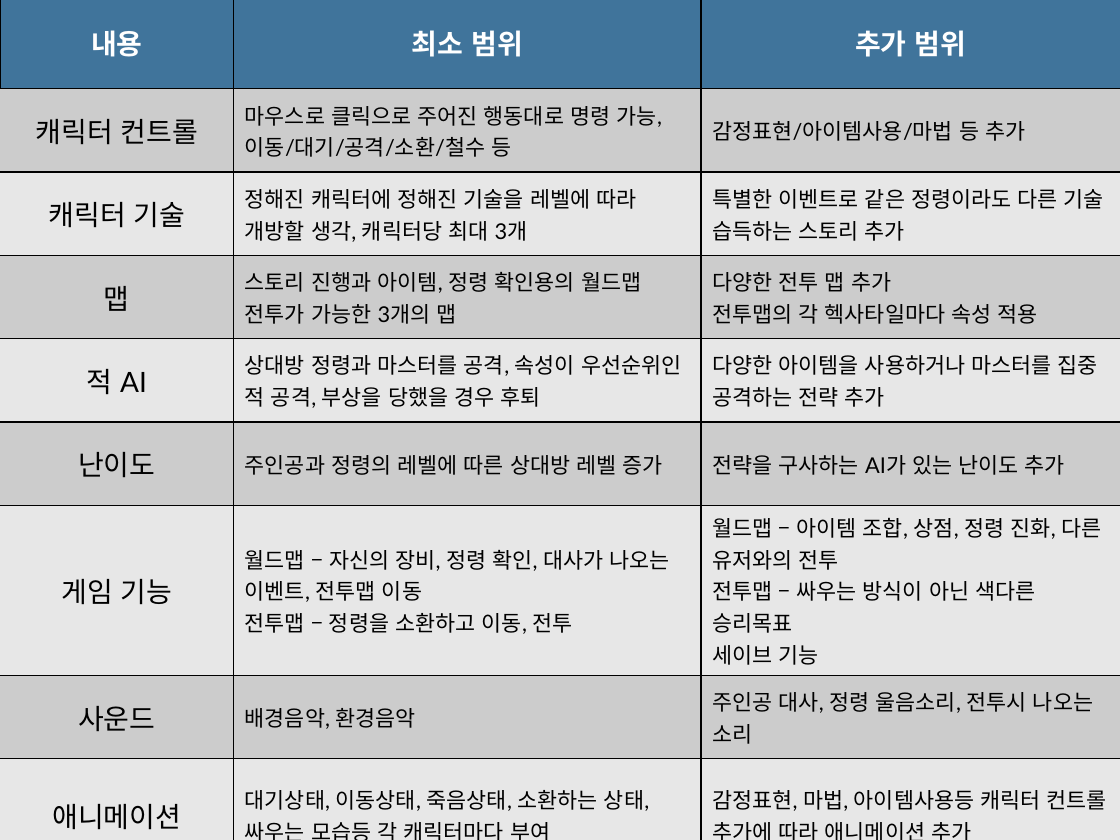
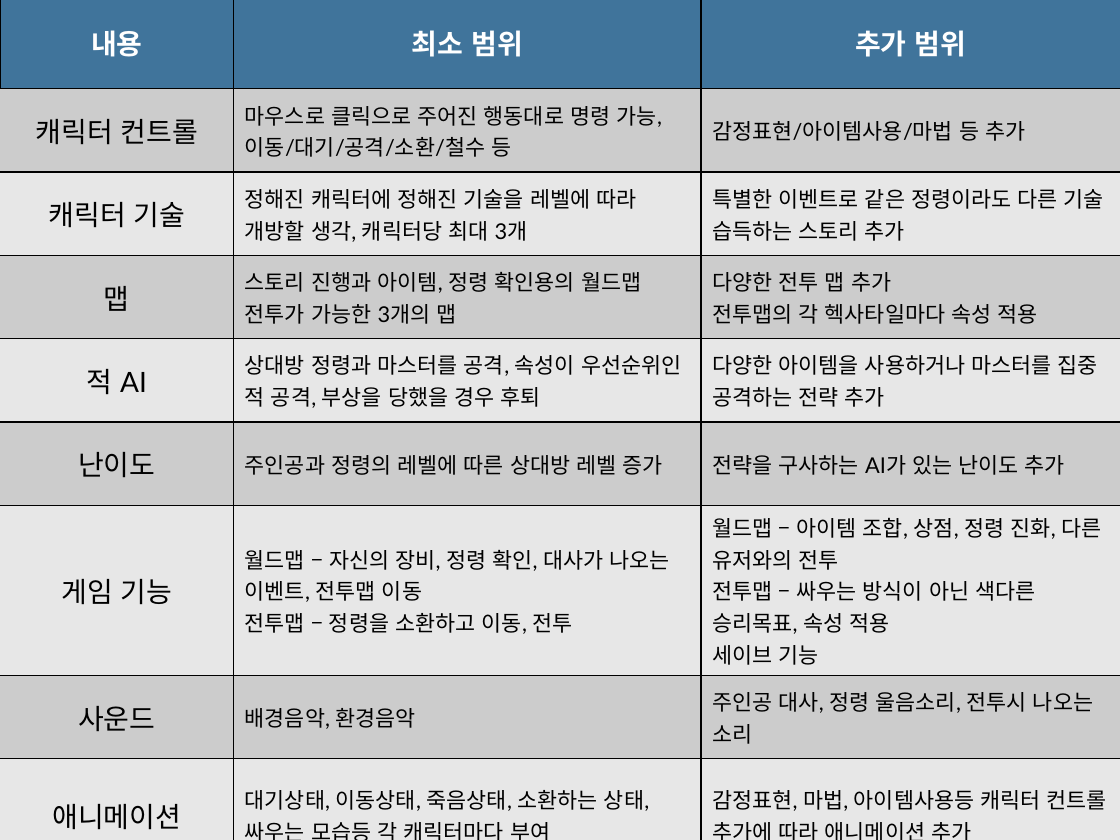
Before and after one commit to BigDataIsVeryImportantInAI/MyRoom, a slide deck: slide 3 of 1차 발표.pptx. Drawn at 1120x840 pixels with LibreOffice and Linux fonts; fonts in the diff are those of the drawing; background and template pictures are left out. Boxes give left, top, right and bottom in pixels: in the first picture for what was removed or moved away, otherwise in the second. Text is boxed around its words. In the diff, an @@ line names an element or a change of style, - is before the commit and + after.

```diff
--- a/1차 발표.pptx
+++ b/1차 발표.pptx
@@ table at bbox=[0, 0, 1120, 840] @@
-row 7, column 3: 월드맵 – 아이템 조합, 상점, 정령 진화, 다른 유저와의 전투 / 전투맵 – 싸우는 방식이 아닌 색다른 승리목표 / 세이브 기능
+row 7, column 3: 월드맵 – 아이템 조합, 상점, 정령 진화, 다른 유저와의 전투 / 전투맵 – 싸우는 방식이 아닌 색다른 승리목표, 속성 적용 / 세이브 기능
```
Also in this commit, not shown: 1 other slide changed.
